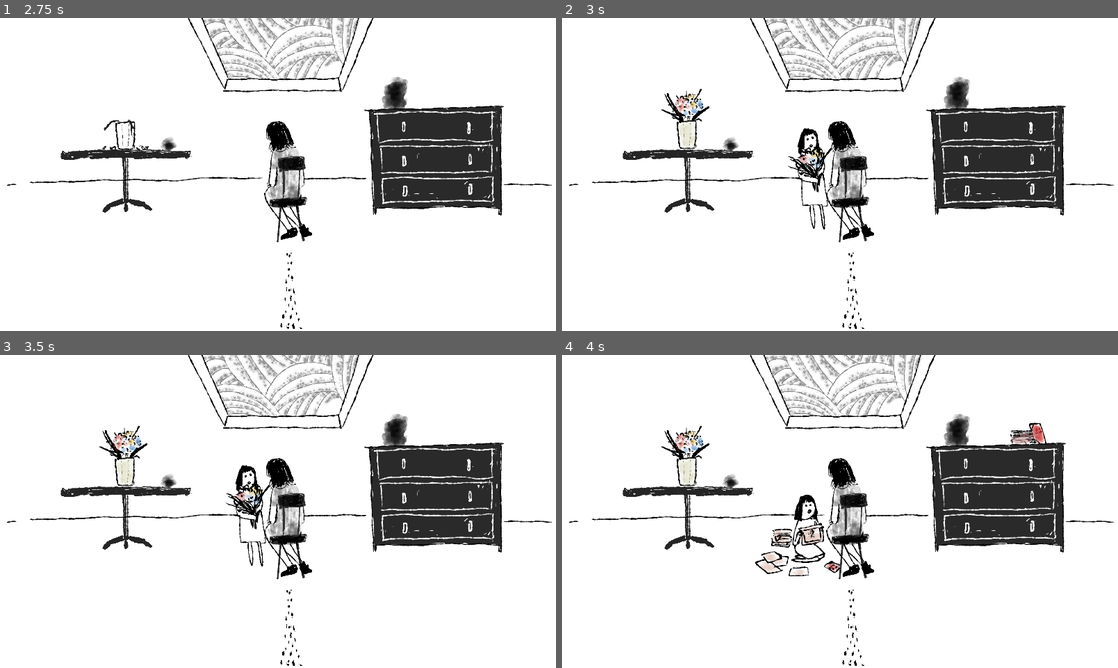
Above: before the commit, frames 1-4 (two rows, left to right).
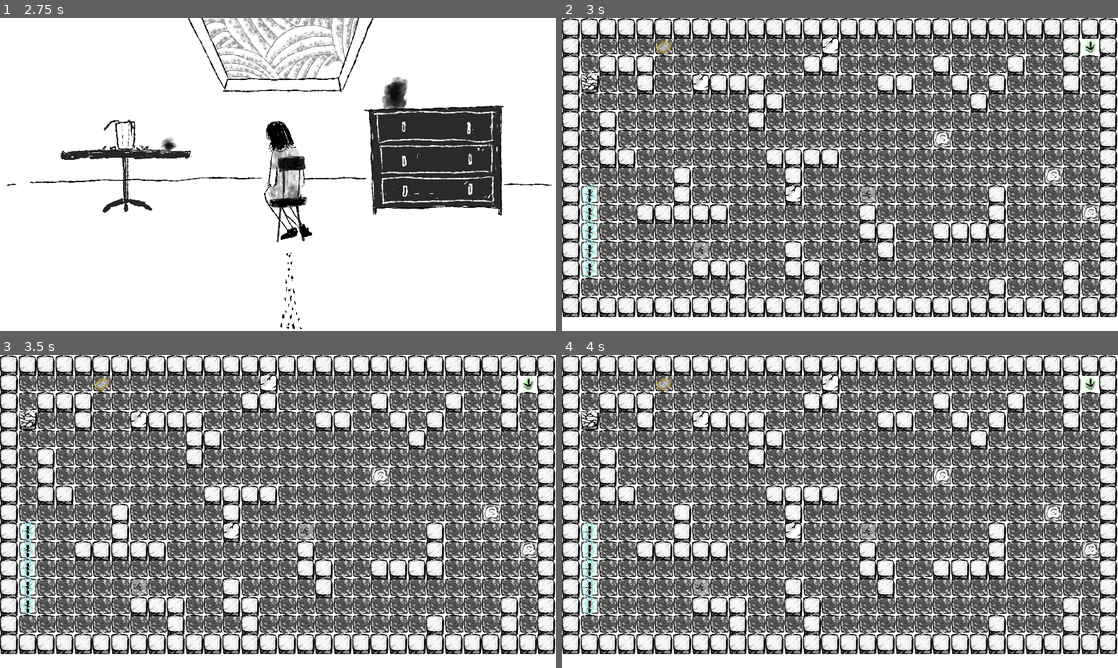
Above: after the commit, the same moments.

Repository: vmjcv/sunset
Game: Godot game, scene res://scene/splash/splash_screen.tscn
The game is run twice, just before and just after one commit, with the same random seed, the same clock (stepped at 60 frames per second) and the same inputs.
Inputs (mouse positions are in pixels of both pictures, inside the frame that each line leads up to):
- Up to frame 1 (2.75 s): tap Enter at 0.5 s; move the mouse to (400, 158) at 0.52 s; hold Right (ui_right) 0.53-1.28 s; hold 1 0.53-1.28 s; click (400, 158) at 0.67 s; move the mouse to (166, 190) at 1.27 s; hold Down (ui_down) 1.28-2 s; tap 2 at 1.35 s; click (166, 190) at 1.42 s; click (278, 284) at 2 s
- Up to frame 2 (3 s): click (684, 133) at 2.75 s
- Up to frame 3 (3.5 s): no input
- Up to frame 4 (4 s): click (995, 464) at 3.52 s

Frame 1 is identical in both runs. In frame 2, 76% of the frame differs, in the area x 0-100%, y 0-100%; in frame 3, 76%; in frame 4, 76%.

Commit message:
add 开头

Diff:
--- a/game/project.godot
+++ b/game/project.godot
@@ -27,12 +27,12 @@
 
 [autoload]
 
+AudioPlayer="*res://scene/common/audio_player.gd"
 TextTransitionSettings="*res://addons/teeb.text_transitions/TextTransitionSettings.gd"
 ItemManage="*res://script/common/item_manage.gd"
 Configs="*res://data/gdscript/configs.gd"
 GlobalStatusMgr="*res://script/common/global_status_mgr.gd"
 SceneMgr="*res://script/common/scene_mgr.gd"
-AudioPlayer="*res://scene/common/audio_player.gd"
 TalkMgr="*res://script/taking/talk_mgr.gd"
 
 [display]
--- /dev/null
+++ b/game/scene/cg/cg1.tscn
@@ -0,0 +1,152 @@
+[gd_scene load_steps=13 format=2]
+
+[ext_resource path="res://texture/cg/Zhoumu1.png" type="Texture" id=1]
+[ext_resource path="res://fonts/talking.tres" type="DynamicFont" id=2]
+[ext_resource path="res://scene/talking/RichTextLabel1.tscn" type="PackedScene" id=3]
+[ext_resource path="res://addons/teeb.text_transitions/resources/Word.tres" type="RichTextEffect" id=4]
+[ext_resource path="res://addons/teeb.text_transitions/resources/Bounce.tres" type="RichTextEffect" id=5]
+[ext_resource path="res://addons/teeb.text_transitions/resources/Embers.tres" type="RichTextEffect" id=6]
+[ext_resource path="res://addons/teeb.text_transitions/resources/Console.tres" type="RichTextEffect" id=7]
+[ext_resource path="res://addons/teeb.text_transitions/resources/Redacted.tres" type="RichTextEffect" id=8]
+[ext_resource path="res://addons/teeb.text_transitions/resources/Prickle.tres" type="RichTextEffect" id=9]
+[ext_resource path="res://addons/teeb.text_transitions/resources/WFC.tres" type="RichTextEffect" id=10]
+[ext_resource path="res://sounds/bike_ring.wav" type="AudioStream" id=11]
+
+[sub_resource type="Animation" id=1]
+resource_name = "show_cg"
+length = 3.0
+loop = true
+tracks/0/type = "value"
+tracks/0/path = NodePath("Zhoumu1:modulate")
+tracks/0/interp = 1
+tracks/0/loop_wrap = true
+tracks/0/imported = false
+tracks/0/enabled = true
+tracks/0/keys = {
+"times": PoolRealArray( 1.2, 1.5 ),
+"transitions": PoolRealArray( 1, 1 ),
+"update": 0,
+"values": [ Color( 1, 1, 1, 0 ), Color( 1, 1, 1, 1 ) ]
+}
+tracks/1/type = "value"
+tracks/1/path = NodePath("bike_ring:playing")
+tracks/1/interp = 1
+tracks/1/loop_wrap = true
+tracks/1/imported = false
+tracks/1/enabled = true
+tracks/1/keys = {
+"times": PoolRealArray( 0 ),
+"transitions": PoolRealArray( 1 ),
+"update": 1,
+"values": [ true ]
+}
+tracks/2/type = "value"
+tracks/2/path = NodePath("door_knock:playing")
+tracks/2/interp = 1
+tracks/2/loop_wrap = true
+tracks/2/imported = false
+tracks/2/enabled = true
+tracks/2/keys = {
+"times": PoolRealArray( 0.2 ),
+"transitions": PoolRealArray( 1 ),
+"update": 1,
+"values": [ true ]
+}
+tracks/3/type = "value"
+tracks/3/path = NodePath("door_open:playing")
+tracks/3/interp = 1
+tracks/3/loop_wrap = true
+tracks/3/imported = false
+tracks/3/enabled = true
+tracks/3/keys = {
+"times": PoolRealArray( 0.5 ),
+"transitions": PoolRealArray( 1 ),
+"update": 1,
+"values": [ true ]
+}
+tracks/4/type = "value"
+tracks/4/path = NodePath("door_close:playing")
+tracks/4/interp = 1
+tracks/4/loop_wrap = true
+tracks/4/imported = false
+tracks/4/enabled = true
+tracks/4/keys = {
+"times": PoolRealArray( 0.9 ),
+"transitions": PoolRealArray( 1 ),
+"update": 1,
+"values": [ true ]
+}
+
+[node name="Node2D" type="Node2D"]
+
+[node name="ColorRect" type="ColorRect" parent="."]
+anchor_right = 1.0
+anchor_bottom = 1.0
+margin_right = 1920.0
+margin_bottom = 1080.0
+rect_min_size = Vector2( 1920, 1080 )
+color = Color( 0, 0, 0, 1 )
+__meta__ = {
+"_edit_use_anchors_": false
+}
+
+[node name="Zhoumu1" type="Sprite" parent="."]
+modulate = Color( 1, 1, 1, 0.444444 )
+position = Vector2( 960, 544 )
+scale = Vector2( 0.746875, 0.75 )
+texture = ExtResource( 1 )
+
+[node name="bike_ring" type="AudioStreamPlayer2D" parent="."]
+stream = ExtResource( 11 )
+
+[node name="door_knock" type="AudioStreamPlayer2D" parent="."]
+stream = ExtResource( 11 )
+
+[node name="door_open" type="AudioStreamPlayer2D" parent="."]
+stream = ExtResource( 11 )
+
+[node name="door_close" type="AudioStreamPlayer2D" parent="."]
+stream = ExtResource( 11 )
+
+[node name="getbook" parent="." instance=ExtResource( 3 )]
+margin_left = 97.0
+margin_top = 772.0
+margin_right = 753.0
+margin_bottom = 1028.0
+custom_fonts/normal_font = ExtResource( 2 )
+bbcode_enabled = true
+bbcode_text = "[bounce]
+心心念念的通知书终于到了！
+
+要快些拿给爸爸妈妈看一下！
+
+他们的女儿终于长大了！
+[/bounce]"
+text = "
+心心念念的通知书终于到了！
+
+要快些拿给爸爸妈妈看一下！
+
+他们的女儿终于长大了！
+"
+custom_effects = [ ExtResource( 5 ), ExtResource( 7 ), ExtResource( 6 ), ExtResource( 9 ), ExtResource( 8 ), ExtResource( 10 ), ExtResource( 4 ), null, null ]
+time = 0.0
+
+[node name="hello" parent="." instance=ExtResource( 3 )]
+margin_left = 168.0
+margin_top = 772.0
+margin_right = 472.0
+margin_bottom = 980.0
+custom_fonts/normal_font = ExtResource( 2 )
+bbcode_enabled = true
+bbcode_text = "[bounce]
+\"您好！EMS！\"
+[/bounce]"
+text = "
+\"您好！EMS！\"
+"
+custom_effects = [ ExtResource( 5 ), ExtResource( 7 ), ExtResource( 6 ), ExtResource( 9 ), ExtResource( 8 ), ExtResource( 10 ), ExtResource( 4 ), null, null ]
+
+[node name="AnimationPlayer" type="AnimationPlayer" parent="."]
+autoplay = "show_cg"
+anims/show_cg = SubResource( 1 )
--- a/game/scene/common/audio_player.gd
+++ b/game/scene/common/audio_player.gd
@@ -13,23 +13,23 @@
 		"菜单":
 			node ="res://sounds/C0-0.ogg"
 		"1-1":
-			node ="res://sounds/C0-0.ogg"
+			node ="res://sounds/C1-1 一周目，舒缓，八音盒.ogg"
 		"1-2":
-			node ="res://sounds/C0-0.ogg"
+			node ="res://sounds/C1-2 一周目解密音乐，带困惑，笛子，桑巴爵士.ogg"
 		"1-3":
-			node ="res://sounds/C0-0.ogg"
+			node ="res://sounds/C1-3 诡异氛围音.ogg"
 		"2-1":
-			node ="res://sounds/C0-0.ogg"
+			node ="res://sounds/C2-1 一周目or二周目，阴森，悲怆，木吉他，白噪音.ogg"
 		"2-2":
-			node ="res://sounds/C0-0.ogg"
+			node ="res://sounds/C2-2 二周目，悲伤基调，纯木吉他.ogg"
 		"2-3":
-			node ="res://sounds/C0-0.ogg"
+			node ="res://sounds/C2-3 一or二，悲伤基调，八音盒.ogg"
 		"3-1":
-			node ="res://sounds/C0-0.ogg"
+			node ="res://sounds/C3-2 三周目关卡部分，激昂，紧张.ogg"
 		"3-2":
-			node ="res://sounds/C0-0.ogg"
+			node ="res://sounds/C3-3 结局+ed 木吉他 钢琴.ogg"
 		"3-3":
-			node ="res://sounds/C0-0.ogg"
+			node ="res://sounds/C3-3 结局+ed 木吉他 钢琴.ogg"
 	return node
 
 func play_sound(sound_name):
--- a/game/scene/level/ant.tscn
+++ b/game/scene/level/ant.tscn
@@ -33,7 +33,7 @@
 
 [node name="icon" type="AnimatedSprite" parent="Ant"]
 frames = SubResource( 2 )
-frame = 8
+frame = 5
 playing = true
 
 [node name="mayi" type="Sprite" parent="Ant"]
--- /dev/null
+++ b/game/scene/new scene.tscn
@@ -0,0 +1,10 @@
+[gd_scene format=2]
+
+[node name="Node2D" type="Node2D"]
+
+[node name="VideoPlayer" type="VideoPlayer" parent="."]
+margin_right = 1928.0
+margin_bottom = 1104.0
+__meta__ = {
+"_edit_use_anchors_": false
+}
--- a/game/script/common/global_status_mgr.gd
+++ b/game/script/common/global_status_mgr.gd
@@ -47,10 +47,12 @@
 	curLevel = number
 	#TODO 跳转关卡
 	#print("jump to " + str(number))
-	_matchResult([],true)
-#	var scene = SceneMgr.changeScene('res://scene/level/level_manager.tscn')
-#	scene.set_map_id(curLevel, zhoumu)
-#	scene.connect("match_result", self, "_matchResult")
+	#_matchResult([],true)
+	var scene = SceneMgr.changeScene('res://scene/level/level_manager.tscn')
+	var panel = scene.get_node("Panel")
+	panel.set_map_id(curLevel, zhoumu)
+	panel.connect("match_result", self, "_matchResult")
+	AudioPlayer.play_bg("%s-%s"%[zhoumu,curLevel])
 
 
 func get_match_result(item_list,bSuc):
Not shown, added: game/sounds/Door Slam.wav.import
Not shown, added: game/sounds/bike_ring.wav.import
Not shown, added: game/sounds/crowd talking.wav.import
Not shown, added: game/sounds/door close.wav.import
Not shown, added: game/sounds/door knock.wav.import
Not shown, added: game/sounds/door open.wav.import
Not shown, added: game/sounds/woman cry in door.wav.import
Not shown, added: game/sounds/Door Slam.wav
Not shown, added: game/sounds/bike_ring.wav
Not shown, added: game/sounds/crowd talking.wav
Not shown, added: game/sounds/door close.wav
Not shown, added: game/sounds/door knock.wav
(and 6 more such lines)
